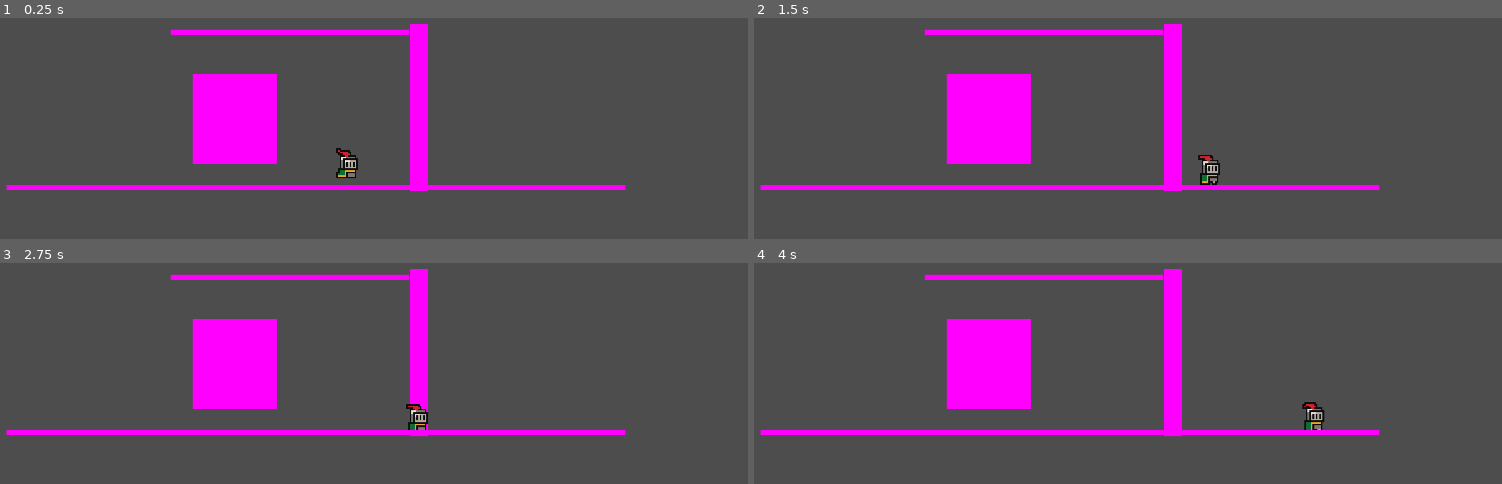
Above: before the commit, frames 1-4 (two rows, left to right).
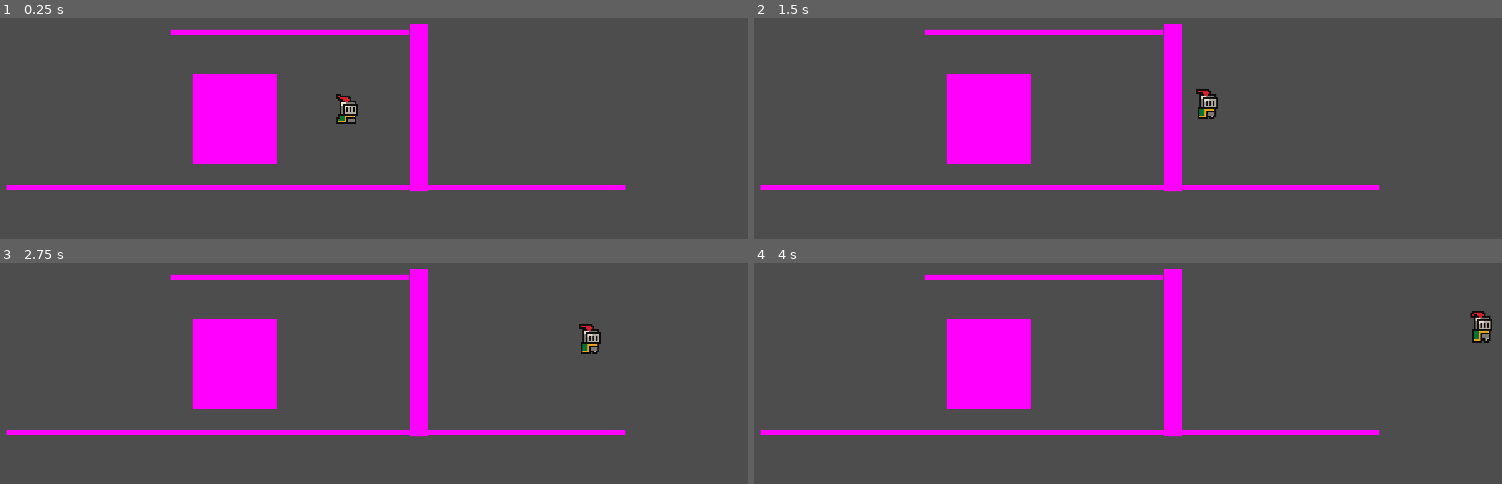
Above: after the commit, the same moments.

Repository: GDYUClub/term-project-w25
Game: Godot game, scene res://src/main/game.tscn
Same seed, same stepped clock (60 frames per second), same inputs: the game is played once before the commit and once after it.
Inputs:
- Up to frame 1 (0.25 s): no input
- Up to frame 2 (1.5 s): hold Right (ui_right) from 0.53 s (still down); tap C (crouch) at 0.6, 1.35 s; tap Up (ui_up) at 0.77 s
- Up to frame 3 (2.75 s): tap Up (ui_up) at 1.52 s; release Right (ui_right) at 2.03 s; hold Left (ui_left) from 2.03 s (still down); hold Shift (sprint) from 2.03 s (still down); tap C (crouch) at 2.3 s
- Up to frame 4 (4 s): release Left (ui_left) at 2.78 s; release Shift (sprint) at 2.78 s; hold Right (ui_right) from 2.78 s (still down); tap C (crouch) at 2.85, 3.6 s; tap Up (ui_up) at 3.02, 3.77 s

The runs differ from the first frame. In frame 1, 0.6% of the frame differs, in the area x 44-48%, y 34-73%; in frame 2, 0.6%, in the area x 59-63%, y 32-76%; in frame 3, 0.6%; in frame 4, 0.6%.

Commit message:
Merged movement and frame system

Diff:
--- /dev/null
+++ b/Global.gd
@@ -0,0 +1,2 @@
+extends Node
+var direction = 0
--- /dev/null
+++ b/assets/sprites/Frame.tscn
@@ -0,0 +1,24 @@
+[gd_scene load_steps=4 format=3 uid="uid://bqj6ti46cr1rd"]
+
+[ext_resource type="Script" path="res://src/Frame/frame.gd" id="1_x1nmo"]
+
+[sub_resource type="SpriteFrames" id="SpriteFrames_hutyg"]
+
+[sub_resource type="RectangleShape2D" id="RectangleShape2D_mhujw"]
+size = Vector2(96, 52)
+
+[node name="Door" type="Area2D"]
+script = ExtResource("1_x1nmo")
+metadata/Direction = 0
+
+[node name="AnimatedSprite2D" type="AnimatedSprite2D" parent="."]
+sprite_frames = SubResource("SpriteFrames_hutyg")
+
+[node name="CollisionShape2D" type="CollisionShape2D" parent="."]
+position = Vector2(-1, 1)
+shape = SubResource("RectangleShape2D_mhujw")
+debug_color = Color(1.73271e-06, 0.383522, 0.450471, 0.42)
+
+[node name="NewFrame" type="Marker2D" parent="."]
+
+[connection signal="body_entered" from="." to="." method="_on_body_entered"]
--- /dev/null
+++ b/assets/sprites/frame.gd
@@ -0,0 +1,18 @@
+extends Area2D
+
+# This function is used to set the global direction variable
+func _ready() -> void:
+	Global.direction = "metadata/Direction"
+
+# This functions puts the player in the next frame
+func _on_body_entered(body: Node2D) -> void:
+	if body.is_in_group("Player"):
+		body.set_position($NewFrame.global_position)
+
+## To use the function:
+# drag the Frame scene into the main scene
+# Right click the frame scene and select Editable Children
+# Move the "NewFrame" cursor to where you want player to be put in the new frame
+# put the collision box where the exit of the previous scene will be
+# Select the "Frame" Object and change the Direction number for the next scene
+# See src/Global.gd for direction reference
--- a/project.godot
+++ b/project.godot
@@ -15,12 +15,20 @@
 config/features=PackedStringArray("4.3", "GL Compatibility")
 config/icon="res://assets/sprites/icon.svg"
 
+[autoload]
+
+Global="*res://Global.gd"
+
 [display]
 
 window/size/viewport_width=1920
 window/size/viewport_height=1080
 window/size/mode=2
 window/stretch/mode="viewport"
+
+[global_group]
+
+Player=""
 
 [input]
 
--- /dev/null
+++ b/src/Frame.tscn
@@ -0,0 +1,24 @@
+[gd_scene load_steps=4 format=3 uid="uid://c5psffmv1afdo"]
+
+[ext_resource type="Script" path="res://src/frame.gd" id="1_sjlwc"]
+
+[sub_resource type="SpriteFrames" id="SpriteFrames_hutyg"]
+
+[sub_resource type="RectangleShape2D" id="RectangleShape2D_mhujw"]
+size = Vector2(30, 74)
+
+[node name="Door" type="Area2D" groups=["Player"]]
+script = ExtResource("1_sjlwc")
+metadata/Direction = 0
+
+[node name="AnimatedSprite2D" type="AnimatedSprite2D" parent="."]
+sprite_frames = SubResource("SpriteFrames_hutyg")
+
+[node name="CollisionShape2D" type="CollisionShape2D" parent="."]
+position = Vector2(-1, 1)
+shape = SubResource("RectangleShape2D_mhujw")
+debug_color = Color(1.73271e-06, 0.383522, 0.450471, 0.42)
+
+[node name="NewFrame" type="Marker2D" parent="."]
+
+[connection signal="body_entered" from="." to="." method="_on_body_entered"]
--- /dev/null
+++ b/src/frame.gd
@@ -0,0 +1,21 @@
+extends Area2D
+
+# This function is used to set the global direction variable
+@export var direction = 0
+
+
+# This functions puts the player in the next frame
+func _on_body_entered(body: Node2D) -> void:
+	if body.is_in_group("Player"):
+		body.set_position($NewFrame.global_position)
+		Global.direction = direction
+		#print(direction)
+		#print(Global.direction)
+
+## To use the function:
+# drag the Frame scene into the main scene
+# Right click the frame scene and select Editable Children
+# Move the "NewFrame" cursor to where you want player to be put in the new frame
+# put the collision box where the exit of the previous scene will be
+# Select the "Frame" Object and change the Direction number for the next scene
+# See src/Global.gd for direction reference
--- a/src/main/game.tscn
+++ b/src/main/game.tscn
@@ -1,8 +1,9 @@
-[gd_scene load_steps=8 format=3 uid="uid://dugjot3k3j7p6"]
+[gd_scene load_steps=9 format=3 uid="uid://dugjot3k3j7p6"]
 
 [ext_resource type="PackedScene" uid="uid://b62wwooblkw8k" path="res://src/ladder/scene/ladder_placeholder.tscn" id="1_xdt13"]
 [ext_resource type="PackedScene" uid="uid://bt7hps1ykd8nk" path="res://src/player/scene/player.tscn" id="2_ltdrh"]
 [ext_resource type="Script" path="res://src/player/code/player.gd" id="3_nq38v"]
+[ext_resource type="PackedScene" uid="uid://c5psffmv1afdo" path="res://src/Frame.tscn" id="4_e534f"]
 
 [sub_resource type="RectangleShape2D" id="RectangleShape2D_xe6wd"]
 size = Vector2(143, 4)
@@ -22,10 +23,9 @@
 [node name="Area2D" parent="." instance=ExtResource("1_xdt13")]
 position = Vector2(275, 262)
 
-[node name="Player" parent="." instance=ExtResource("2_ltdrh")]
+[node name="Player" parent="." groups=["Player"] instance=ExtResource("2_ltdrh")]
 position = Vector2(241, 222)
 script = ExtResource("3_nq38v")
-move_type = 1
 
 [node name="StaticBody2D2" type="StaticBody2D" parent="."]
 position = Vector2(214, 259)
@@ -62,3 +62,14 @@
 [node name="Sprite2D" type="Sprite2D" parent="StaticBody2D3"]
 scale = Vector2(19.7656, 19.7942)
 texture = SubResource("AnimatedTexture_3ncc3")
+
+[node name="Door" parent="." instance=ExtResource("4_e534f")]
+position = Vector2(249, 216)
+
+[node name="CollisionShape2D" parent="Door" index="1"]
+position = Vector2(98, 4)
+
+[node name="NewFrame" parent="Door" index="2"]
+position = Vector2(139, -3)
+
+[editable path="Door"]
--- a/src/player/code/player.gd
+++ b/src/player/code/player.gd
@@ -7,15 +7,18 @@
 const SPRINT_SPEED = 120.0
 const CROUCH_SPEED = 65.0
 
+
+
 var current_speed: float = WALK_SPEED
 var current_sprint_speed: float = SPRINT_SPEED
 
-@export var move_type := MoveType.TOP_DOWN
+var move = Global.direction
 
 enum MoveType {
-	TOP_DOWN,
-	SIDE_SCROLLER
+	TOP_DOWN = 0,
+	SIDE_SCROLLER = 1
 }
+
 
 var on_ladder: bool = false
 
@@ -71,16 +74,14 @@
 
 
 func _physics_process(delta: float) -> void:
-
+	move = Global.direction
 	if Input.is_action_just_pressed("crouch"):
 		_crouch()
-	if move_type == MoveType.TOP_DOWN:
+	if MoveType.find_key(move) == "TOP_DOWN":
 		_top_down()
-		print("Top down movement mode")
 	else:
 		_side_scroller(delta)
-		print("Side-scroller movement mode")
 
-	print(is_crouching)
+	print(MoveType.find_key(move))
 
 	move_and_slide()
